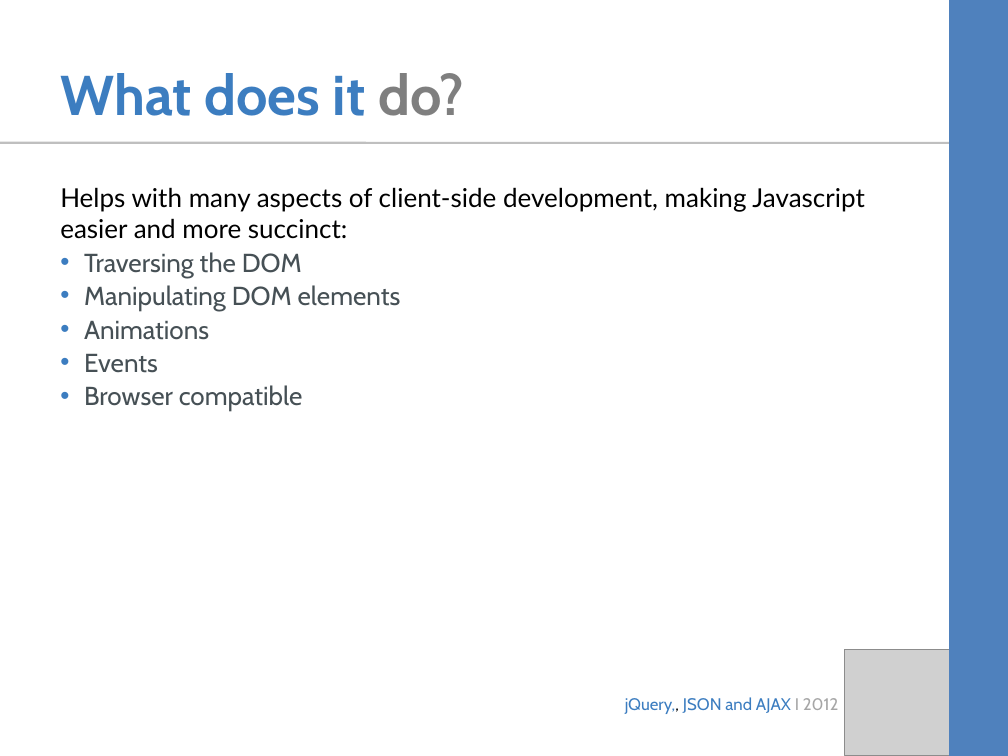
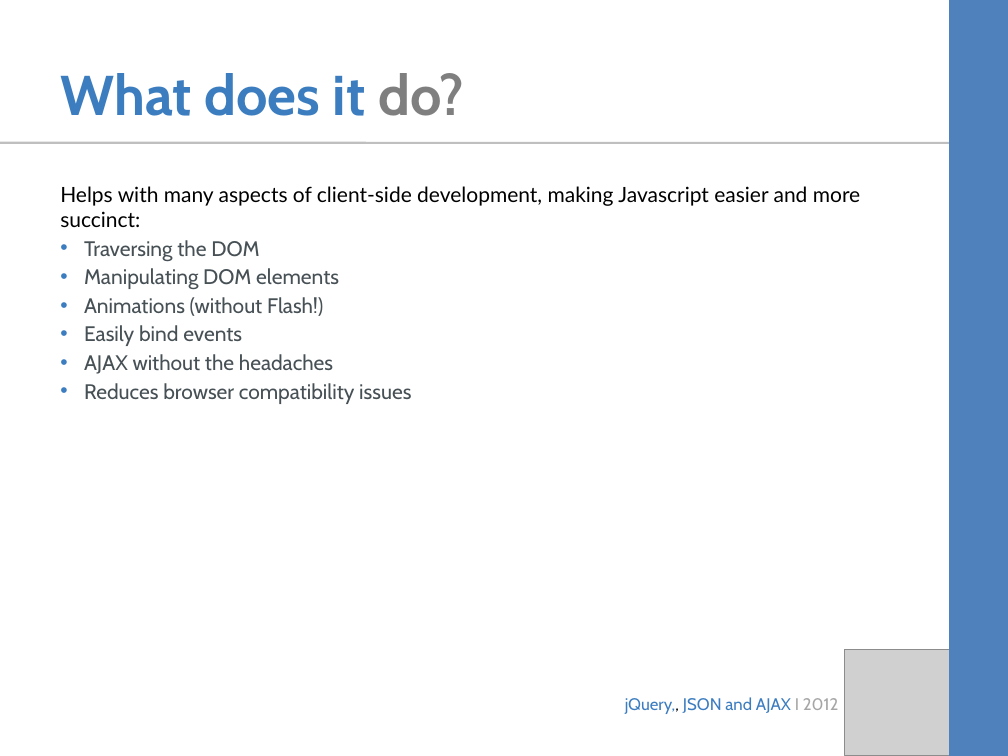
Before and after one commit to davidamoen/SDG-jQuery-COP, a slide deck: slide 4 of slides.ppt (slide 5 before the commit). Drawn at 1008x756 pixels with LibreOffice and Linux fonts; fonts in the diff are those of the drawing; grey boxes stand for pictures. Boxes give left, top, right and bottom in pixels: in the first picture for what was removed or moved away, otherwise in the second. Text is boxed around its words. In the diff, an @@ line names an element or a change of style, - is before the commit and + after.

```diff
--- a/slides.ppt
+++ b/slides.ppt
@@ text at [60, 186, 860, 289]: size 18.6 to 15 pt in "Helps with many aspects of client-side development, ...", "Traversing the DOM", "Manipulating DOM elements" @@
@@ text at [84, 297, 411, 404]: text changed; size 18.6 to 15 pt @@
-• Animations
-• Events
-• Browser compatible
+• Animations (without Flash!)
+• Easily bind events
+• AJAX without the headaches
+• Reduces browser compatibility issues
```
Also in this commit, not shown: 2 other slides changed, 1 slide removed, 3 other files.
